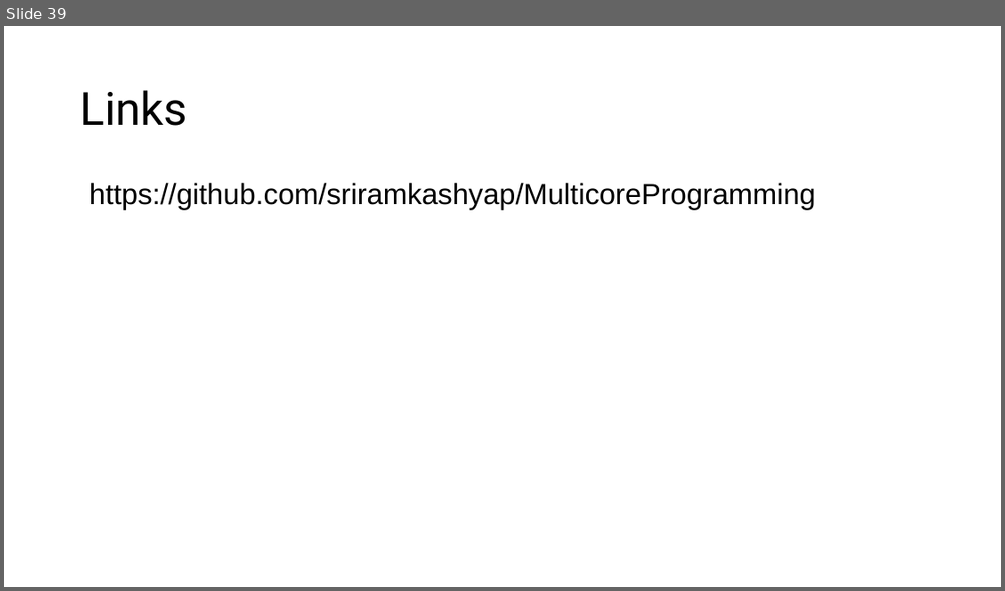
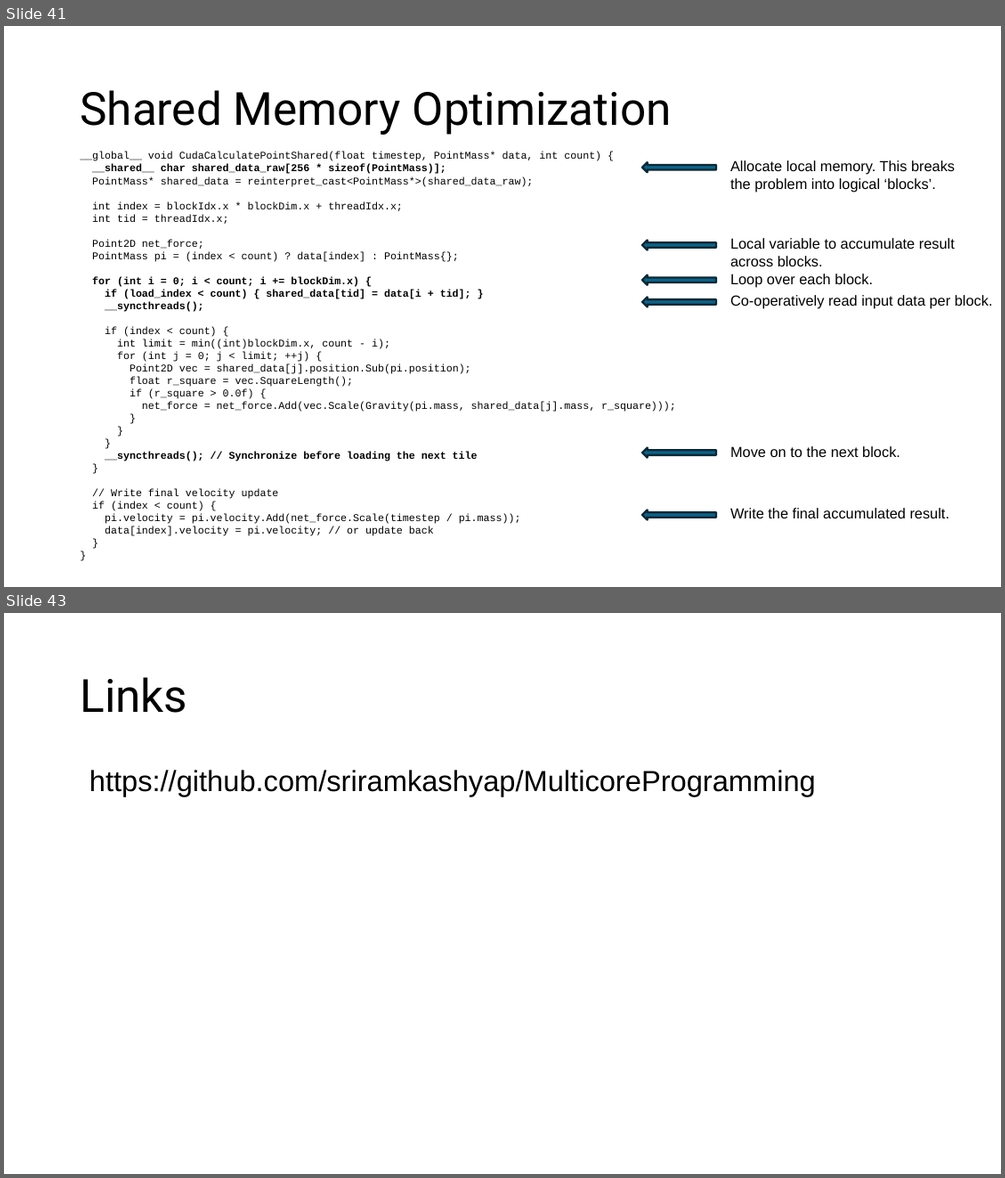
Before and after one commit to sriramkashyap/MulticoreProgramming, a slide deck: Multicore Architecture & Programming.pptx. Shown one above the other, each under a label of ours: slide 39 before the commit, slides 41 and 43 after it; the slides between them are not shown. The pictures are 1005x591 and 1005x1178 pixels, drawn with LibreOffice and Linux fonts; fonts in the diff are those of the drawing. Boxes give left, top, right and bottom in pixels: in the first picture for what was removed or moved away, otherwise in the second. Text is boxed around its words. In the diff, an @@ line names an element or a change of style, - is before the commit and + after.

Commit message:
CUDA Shared local memory optimization

```diff
--- a/Multicore Architecture & Programming.pptx
+++ b/Multicore Architecture & Programming.pptx
@@ slide 41 added at (x1=4, y1=26, x2=1001, y2=587), background #FFFFFF @@
@@ title added at (x1=80, y1=90, x2=672, y2=135), 44 pt, text #000000 @@
+Shared Memory Optimization
@@ text added at (x1=80, y1=151, x2=676, y2=536), 10 pt, text #000000 @@
+__global__ void CudaCalculatePointShared(float timestep, PointMass* data, int count) {
+__shared__ char shared_data_raw[256 * sizeof(PointMass)];
+PointMass* shared_data = reinterpret_cast<PointMass*>(shared_data_raw);
+int index = blockIdx.x * blockDim.x + threadIdx.x;
+int tid = threadIdx.x;
+Point2D net_force;
+PointMass pi = (index < count) ? data[index] : PointMass{};
+for (int i = 0; i < count; i += blockDim.x) {
+if (load_index < count) { shared_data[tid] = data[i + tid]; }
+__syncthreads();
+if (index < count) {
+int limit = min((int)blockDim.x, count - i);
+for (int j = 0; j < limit; ++j) {
+Point2D vec = shared_data[j].position.Sub(pi.position);
+float r_square = vec.SquareLength();
+if (r_square > 0.0f) {
+net_force = net_force.Add(vec.Scale(Gravity(pi.mass, shared_data[j].mass, r_square)));
+}
+}
+}
+__syncthreads(); // Synchronize before loading the next tile
+}
+// Write final velocity update
+if (index < count) {
+pi.velocity = pi.velocity.Add(net_force.Scale(timestep / pi.mass));
+data[index].velocity = pi.velocity; // or update back
+}
+}
@@ right arrow added at (x1=643, y1=162, x2=717, y2=172), fill #156082, outline #092A39 2 pt @@
@@ text added at (x1=730, y1=160, x2=955, y2=192), 14 pt, text #000000 @@
+Allocate local memory. This breaks
+the problem into logical ‘blocks’.
@@ text added at (x1=730, y1=238, x2=955, y2=266), 14 pt, text #000000 @@
+Local variable to accumulate result
+across blocks.
@@ right arrow added at (x1=643, y1=240, x2=717, y2=249), fill #156082, outline #092A39 2 pt @@
@@ right arrow added at (x1=643, y1=275, x2=717, y2=285), fill #156082, outline #092A39 2 pt @@
@@ text added at (x1=730, y1=273, x2=873, y2=287), 14 pt, text #000000 @@
+Loop over each block.
@@ right arrow added at (x1=643, y1=297, x2=717, y2=306), fill #156082, outline #092A39 2 pt @@
@@ text added at (x1=730, y1=295, x2=993, y2=309), 14 pt, text #000000 @@
+Co-operatively read input data per block.
@@ right arrow added at (x1=643, y1=448, x2=717, y2=458), fill #156082, outline #092A39 2 pt @@
@@ text added at (x1=730, y1=446, x2=900, y2=457), 14 pt, text #000000 @@
+Move on to the next block.
@@ right arrow added at (x1=643, y1=510, x2=717, y2=520), fill #156082, outline #092A39 2 pt @@
@@ text added at (x1=730, y1=507, x2=950, y2=518), 14 pt, text #000000 @@
+Write the final accumulated result.
@@ what was slide 39 is now slide 43 @@
```
Also in this commit, not shown: 1 slide changed, 3 other slides added, 14 other files.
